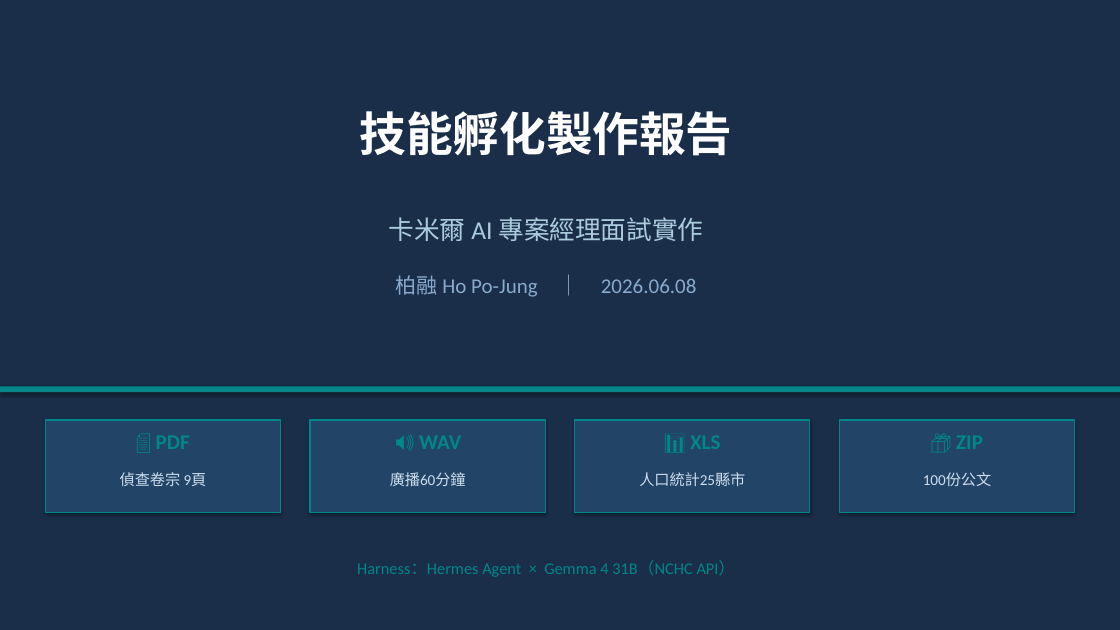
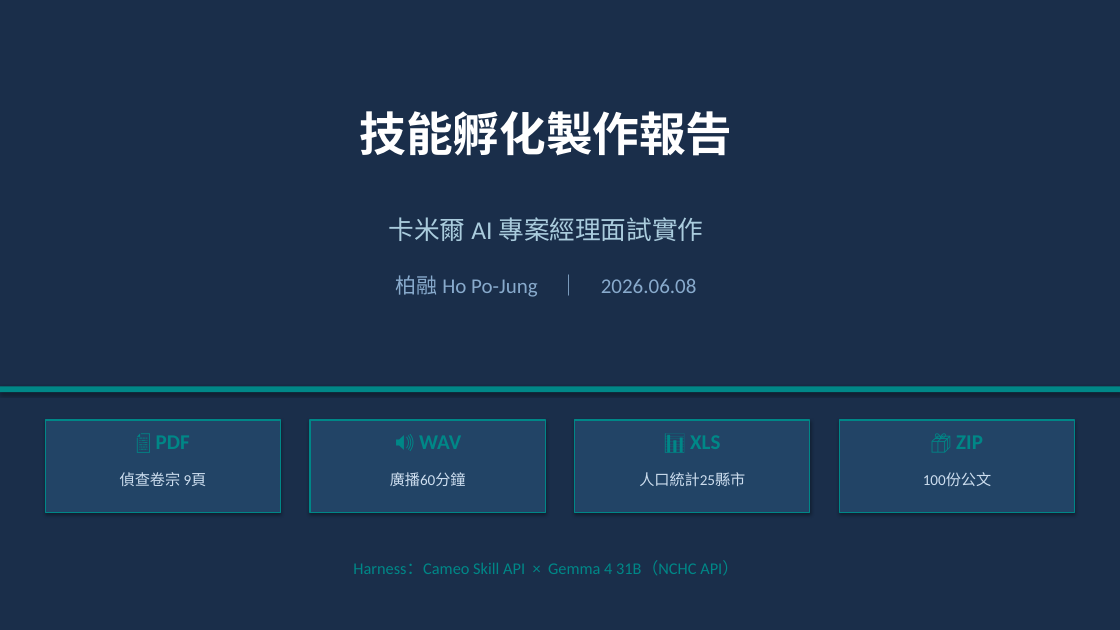
Before and after one commit to HoPoJung/Cameo, a slide deck: slide 1 of slides/報告_柏融.pptx. Drawn at 1120x630 pixels with LibreOffice and Linux fonts; fonts in the diff are those of the drawing. Boxes give left, top, right and bottom in pixels: in the first picture for what was removed or moved away, otherwise in the second. Text is boxed around its words. In the diff, an @@ line names an element or a change of style, - is before the commit and + after.

```diff
--- a/slides/報告_柏融.pptx
+++ b/slides/報告_柏融.pptx
@@ text at (x1=353, y1=561, x2=738, y2=575): text changed @@
-Harness：Hermes Agent × Gemma 4 31B（NCHC API）
+Harness：Cameo Skill API × Gemma 4 31B（NCHC API）
```
Also in this commit, not shown: 7 other files.
